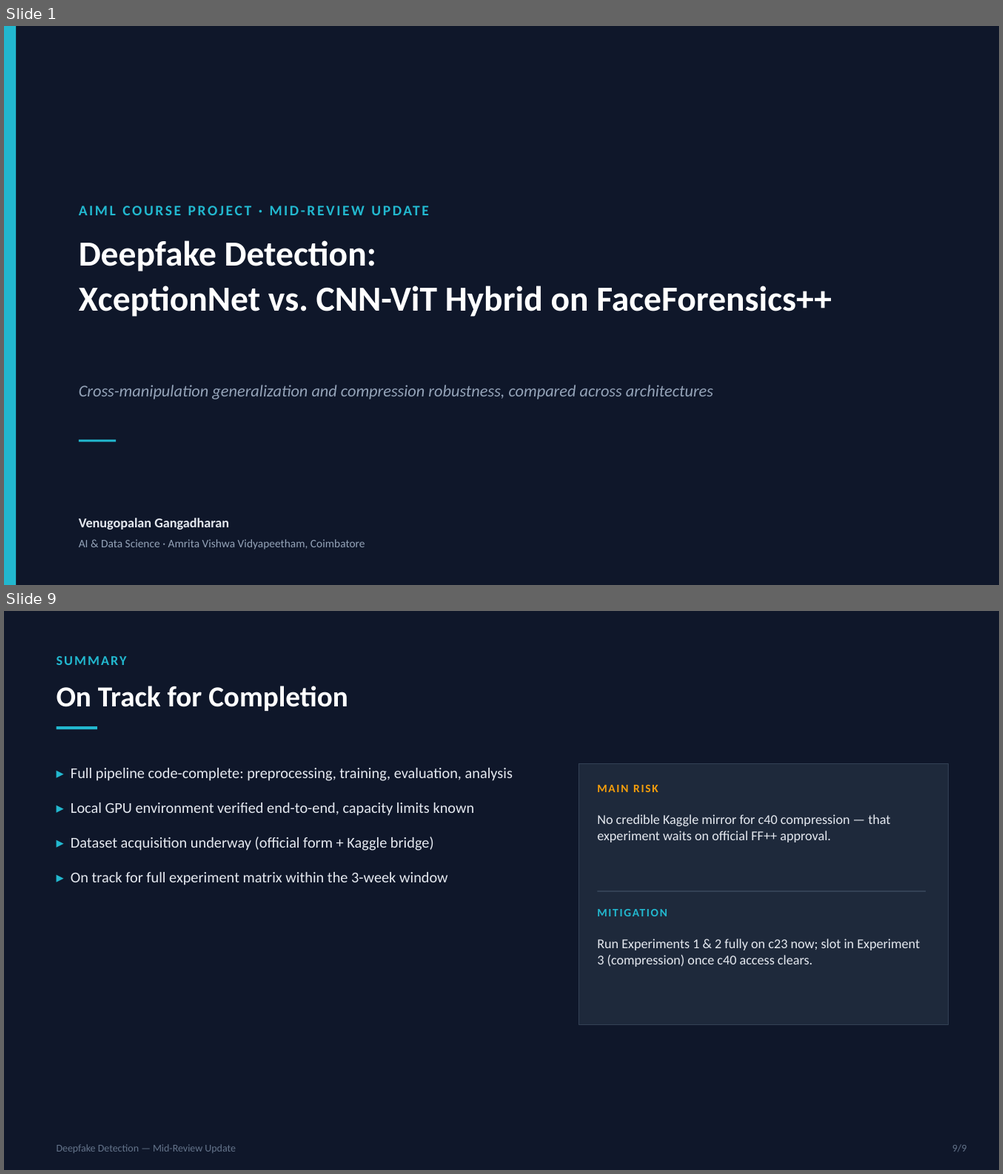
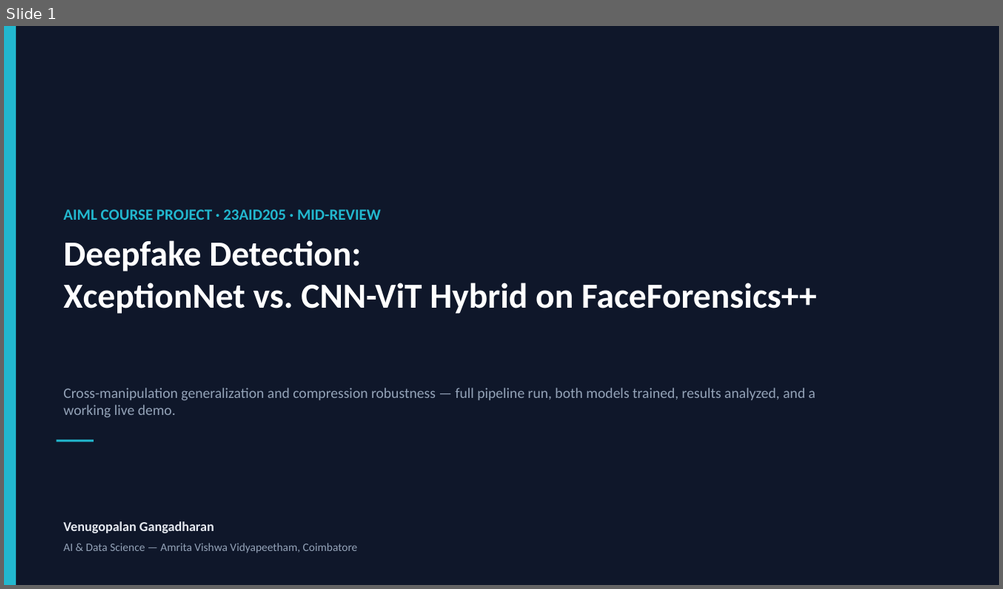
Before and after one commit to DUNE-ODYSSEY/deepfake-detection, a slide deck: docs/mid_review_update.pptx. Shown one above the other, each under a label of ours: slides 1 and 9 before the commit, slide 1 after it; the slides between them are not shown. The pictures are 1003x1174 and 1003x589 pixels, drawn with LibreOffice and Linux fonts; fonts in the diff are those of the drawing. Boxes give left, top, right and bottom in pixels: in the first picture for what was removed or moved away, otherwise in the second. Text is boxed around its words. In the diff, an @@ line names an element or a change of style, - is before the commit and + after.

```diff
--- a/docs/mid_review_update.pptx
+++ b/docs/mid_review_update.pptx
@@ slide 9 removed at (x1=4, y1=611, x2=999, y2=1170), background #FFFFFF @@
@@ rectangle removed at (x1=4, y1=611, x2=999, y2=1170) @@
@@ text removed at (x1=57, y1=652, x2=802, y2=682) @@
-SUMMARY
@@ text removed at (x1=57, y1=686, x2=348, y2=711) @@
-On Track for Completion
@@ rectangle removed at (x1=57, y1=726, x2=97, y2=729) @@
@@ rectangle removed at (x1=578, y1=764, x2=948, y2=1025) @@
@@ text removed at (x1=71, y1=768, x2=512, y2=886) @@
-▸ Full pipeline code-complete: preprocessing, training, evaluation, analysis
-▸ Local GPU environment verified end-to-end, capacity limits known
-▸ Dataset acquisition underway (official form + Kaggle bridge)
-▸ On track for full experiment matrix within the 3-week window
@@ text removed at (x1=597, y1=785, x2=658, y2=792) @@
-MAIN RISK
@@ text removed at (x1=597, y1=815, x2=890, y2=843) @@
-No credible Kaggle mirror for c40 compression — that experiment waits on official FF++ approval.
@@ rectangle removed at (x1=597, y1=891, x2=925, y2=892) @@
@@ text removed at (x1=597, y1=906, x2=925, y2=932) @@
-MITIGATION
@@ text removed at (x1=597, y1=939, x2=919, y2=967) @@
-Run Experiments 1 & 2 fully on c23 now; slot in Experiment 3 (compression) once c40 access clears.
@@ text removed at (x1=57, y1=1145, x2=236, y2=1153) @@
-Deepfake Detection — Mid-Review Update
@@ text removed at (x1=952, y1=1145, x2=967, y2=1152) @@
-9/9
@@ slide 1 changed as well @@
@@ text at (x1=63, y1=210, x2=381, y2=220): text changed; size 14 to 15 pt @@
-AIML COURSE PROJECT · MID-REVIEW UPDATE
+AIML COURSE PROJECT · 23AID205 · MID-REVIEW
@@ text "Deepfake Detection:" at (x1=63, y1=241, x2=817, y2=314): line spacing 1.08 to 1 @@
@@ text at (x1=63, y1=388, x2=815, y2=418): text changed; size 16 to 14 pt; italic off @@
-Cross-manipulation generalization and compression robustness, compared across architectures
+Cross-manipulation generalization and compression robustness — full pipeline run, both models trained, results analyzed, and a working live demo.
@@ 2 texts, 1 rectangle moved together from (x1=79, y1=241, x2=831, y2=530) to (x1=57, y1=241, x2=817, y2=534) @@
@@ text at (x1=63, y1=543, x2=358, y2=554): text changed @@
-AI & Data Science · Amrita Vishwa Vidyapeetham, Coimbatore
+AI & Data Science — Amrita Vishwa Vidyapeetham, Coimbatore
```
Also in this commit, not shown: 1 other slide changed, 21 slides added, 6 other slides removed, 1 other file.
